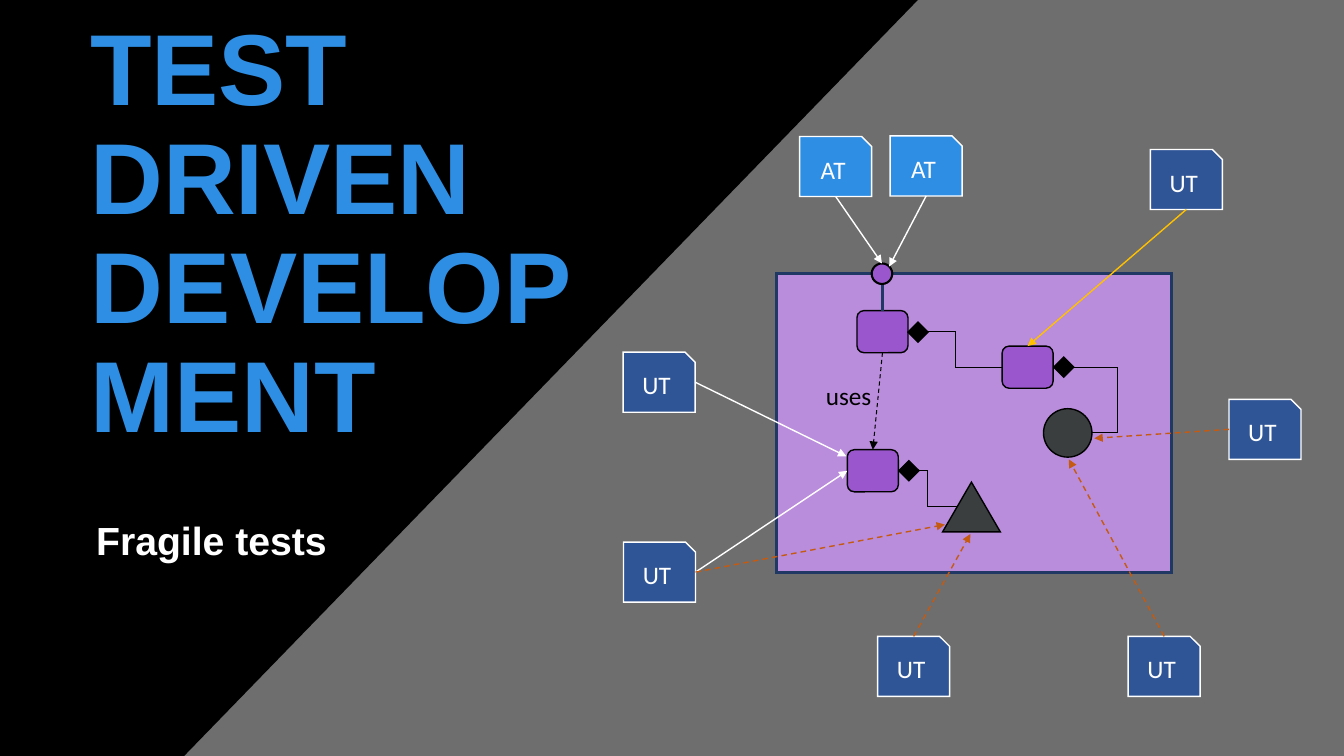
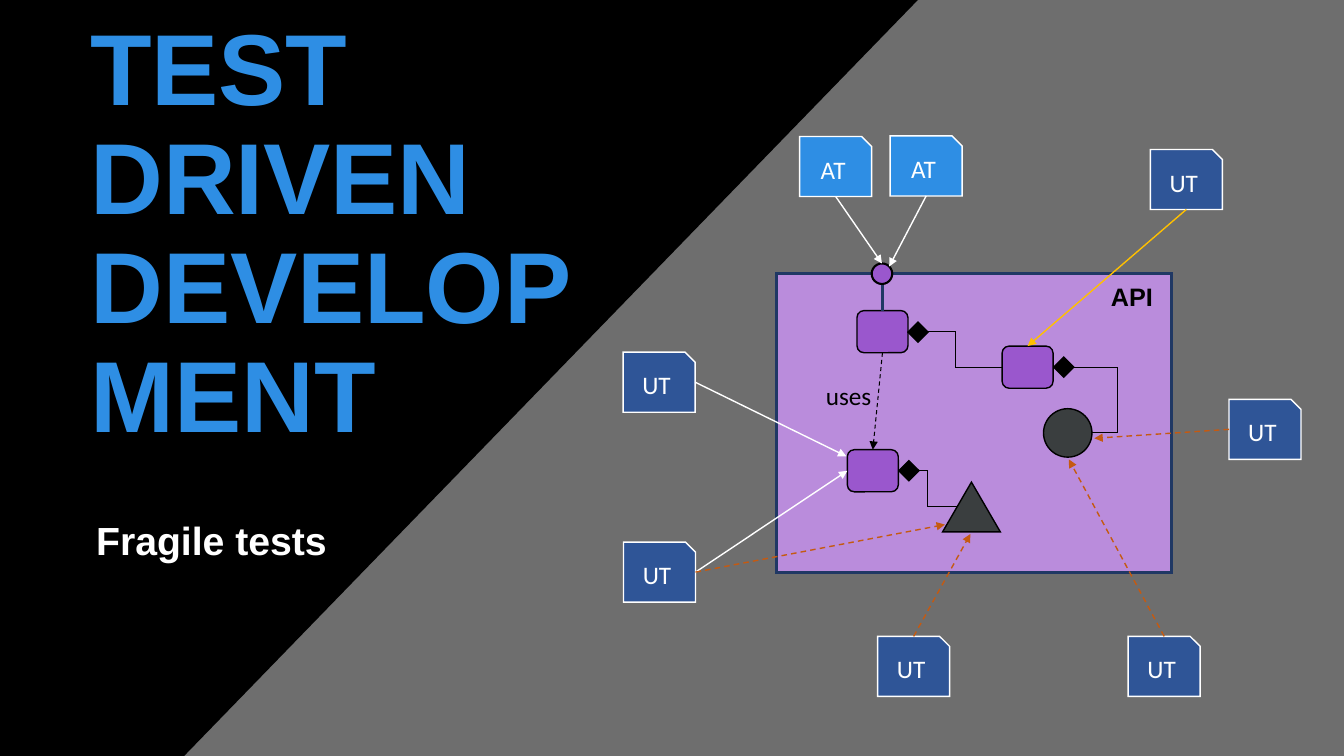
Before and after one commit to tpierrain/talk-outside-in-diamond-tdd, a slide deck: slide 9 of Outside-In-Diamond TDD.pptx. Drawn at 1344x756 pixels with LibreOffice and Linux fonts; fonts in the diff are those of the drawing; background and template pictures are left out. Boxes give left, top, right and bottom in pixels: in the first picture for what was removed or moved away, otherwise in the second. Text is boxed around its words. In the diff, an @@ line names an element or a change of style, - is before the commit and + after.

```diff
--- a/Outside-In-Diamond TDD.pptx
+++ b/Outside-In-Diamond TDD.pptx
@@ text added at (1111, 288, 1153, 306), 18 pt, text #000000, bold @@
+API
```
Also in this commit, not shown: 7 other slides changed, 1 slide added.
